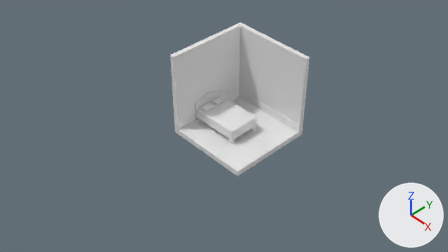
The Blender file room.blend: old version first, new version second.
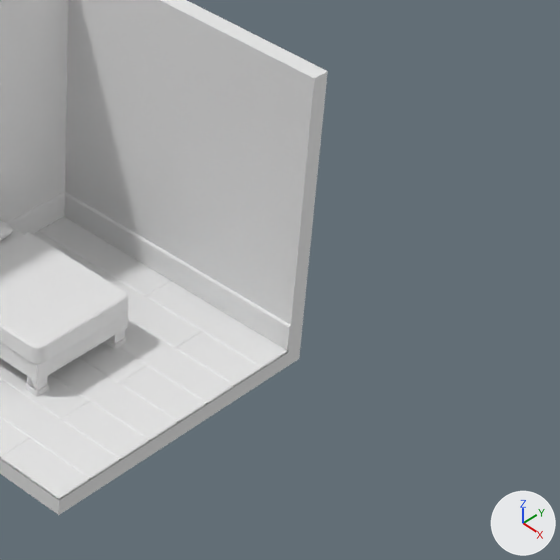
Each version appears first from the file's camera 'Camera', and next in a close-up on the part from 50% to 83% of the width and 15% to 75% of the height. The axes (+X, +Y, +Z) are drawn at lower right. The lights are the same throughout.

Objects in the first close-up: 'bedframe', 'blanket', 'floor', 'floor trim', 'room'.
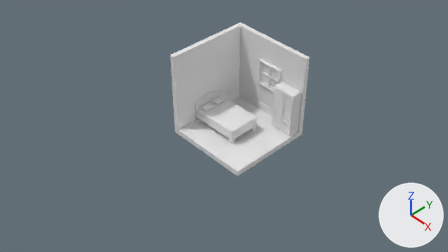
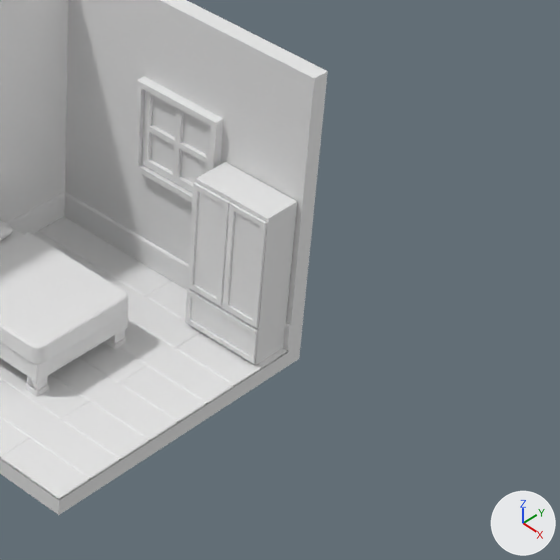
Changed parts and their boxes (x1, y1, x2, y2) in the close-ups (560 x 560 px):
'wardrobe', added
    after: (185, 162, 297, 365)
'window', added
    after: (133, 76, 223, 203)

Diff of the bpy script that builds the scene:
```diff
--- a/room.blend.py
+++ b/room.blend.py
@@ me_cube_001 @@
+me_cube_001.from_pydata(...)  # a box spanning x -1.0..1.0, y -1.0..1.0, z -1.0..1.0
@@ me_cube_010 @@
+me_cube_010.from_pydata(...)  # 176 vertices, 176 faces; spans x -1.19..1.0, y -0.07..1.0, z -1.0..3.2
+me_cube_010.polygons.foreach_set('use_smooth', [True] * 176)
@@ me_cube_009 @@
+me_cube_009.from_pydata(...)  # 142 vertices, 140 faces; spans x -1.0..1.0, y 0.51..1.0, z -1.0..1.0
+me_cube_009.polygons.foreach_set('use_smooth', [True] * 140)
@@ ob_room @@
 ob_room.scale = (4.0, 4.0, 4.0)
+_m = ob_room.modifiers.new('Boolean', 'BOOLEAN')
+_m.object = ob_window_boolean
@@ ob_window_boolean @@
+ob_window_boolean = bpy.data.objects.new('window boolean', me_cube_001)
+ob_window_boolean.location = (0.251, 3.873, 4.542)
+ob_window_boolean.scale = (-1.26, -1.26, -1.26)
+ob_window_boolean.hide_set(True)
@@ ob_wardrobe @@
+ob_wardrobe = bpy.data.objects.new('wardrobe', me_cube_010)
+ob_wardrobe.location = (2.87, 2.54, 1.52)
+_m = ob_wardrobe.modifiers.new('Bevel', 'BEVEL')
+_m.width = 0.04
+_m.width_pct = 0.04
+_m.segments = 2
@@ ob_window @@
+ob_window = bpy.data.objects.new('window', me_cube_009)
+ob_window.location = (0.25, 4.58, 4.54)
+ob_window.scale = (-1.26, -1.26, -1.26)
+_m = ob_window.modifiers.new('Bevel', 'BEVEL')
+_m.segments = 2
```
